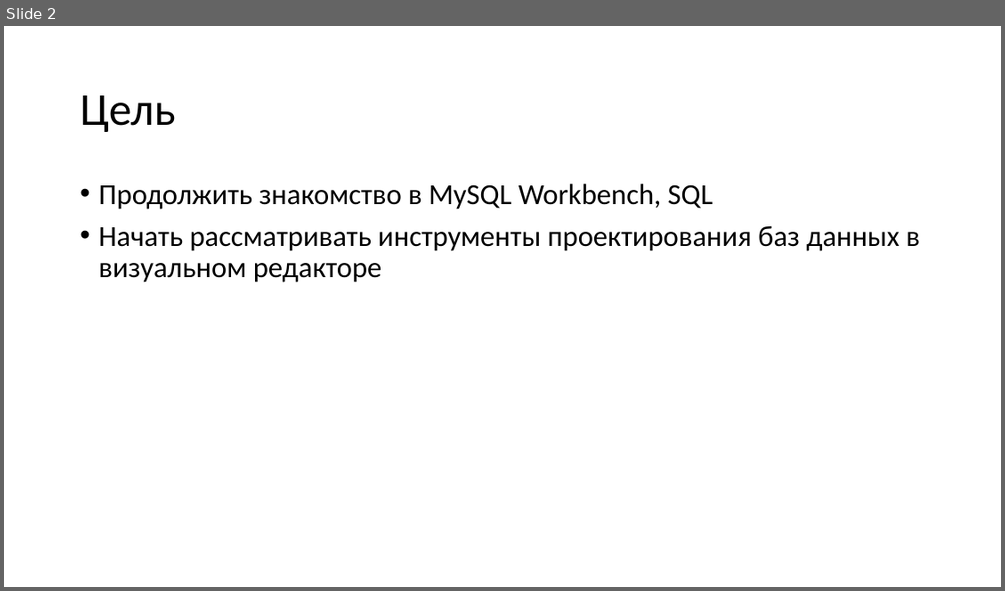
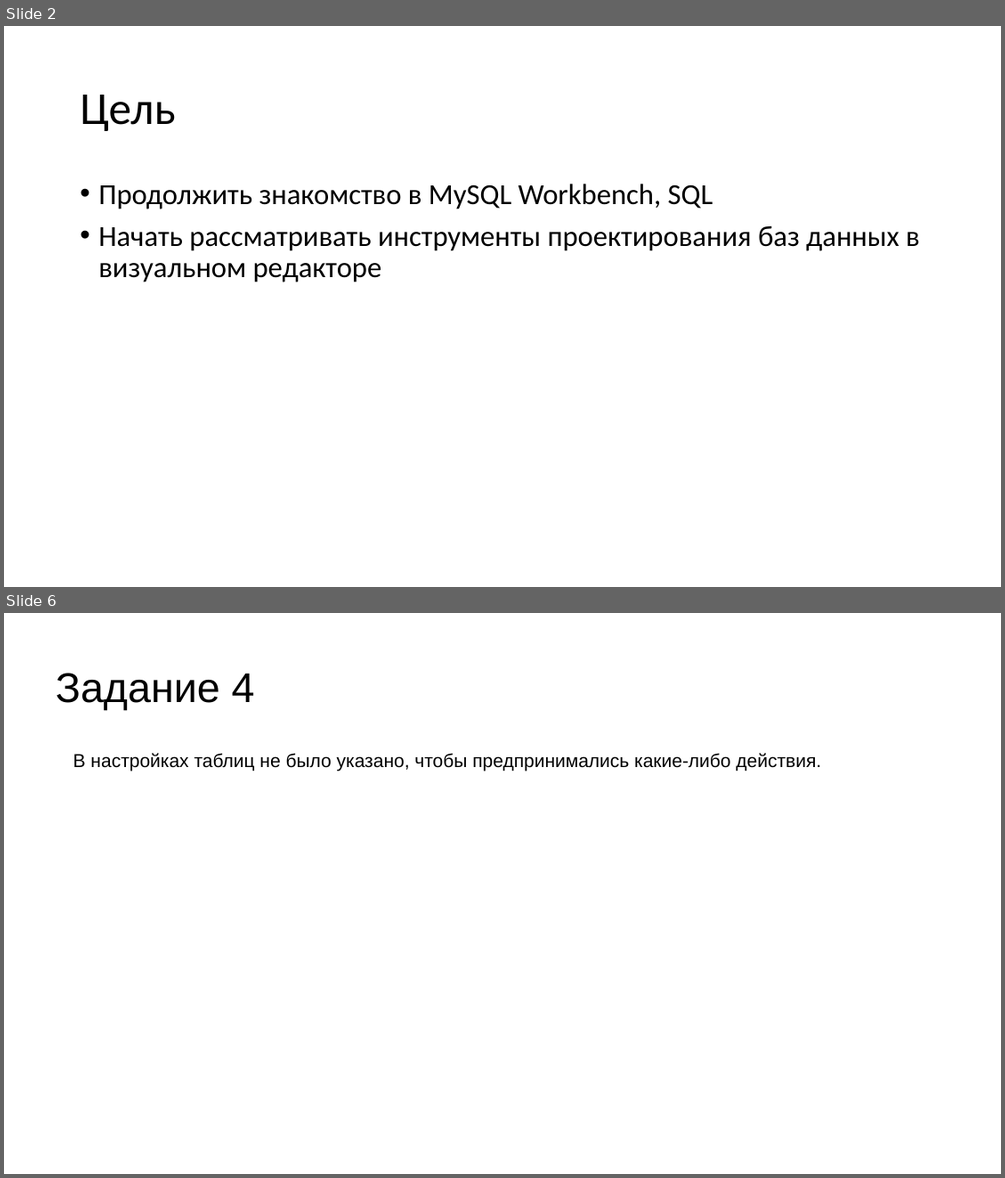
Before and after one commit to m4deme1ns4ne/--01, a slide deck: Лабораторная работа 2/Лабораторная работа 2.pptx. Shown one above the other, each under a label of ours: slide 2 before the commit, slides 2 and 6 after it; the slides between them are not shown. The pictures are 1005x591 and 1005x1178 pixels, drawn with LibreOffice and Linux fonts; fonts in the diff are those of the drawing. Boxes give left, top, right and bottom in pixels: in the first picture for what was removed or moved away, otherwise in the second. Text is boxed around its words. In the diff, an @@ line names an element or a change of style, - is before the commit and + after.

```diff
--- a/Лабораторная работа 2/Лабораторная работа 2.pptx
+++ b/Лабораторная работа 2/Лабораторная работа 2.pptx
@@ slide 6 added at <box>4,613,1001,1174</box>, background #FFFFFF @@
@@ text added at <box>56,673,255,710</box>, 40 pt, text #000000 @@
+Задание 4
@@ text added at <box>73,753,821,771</box>, 18 pt, text #000000 @@
+В настройках таблиц не было указано, чтобы предпринимались какие-либо действия.
```
Also in this commit, not shown: 3 other slides added, 1 slide removed, 7 other files.
